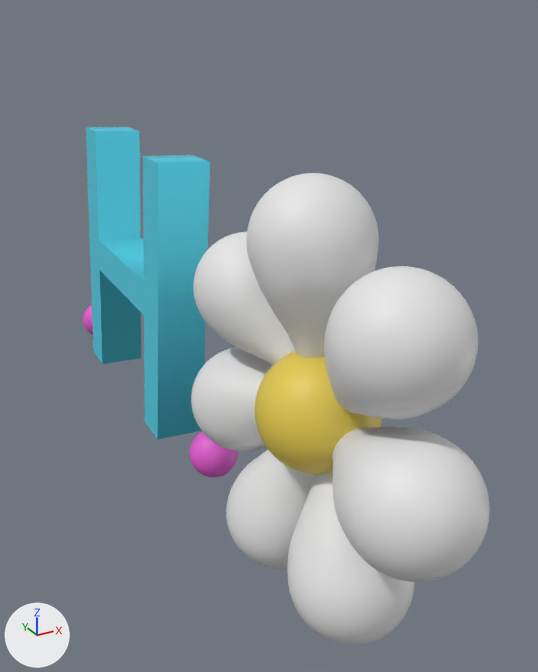
What one commit did to the Blender file exercises/studio/3dontheweb/3Dexercise.blend.
One viewpoint serves both versions: a 50 mm lens placed at (-2.17, -5.77, 6.95), pointed at (0.83, -0.32, 4.23). The lights are fixed; the arrows at lower left show +X, +Y and +Z. Text is drawn in Blender's own font.
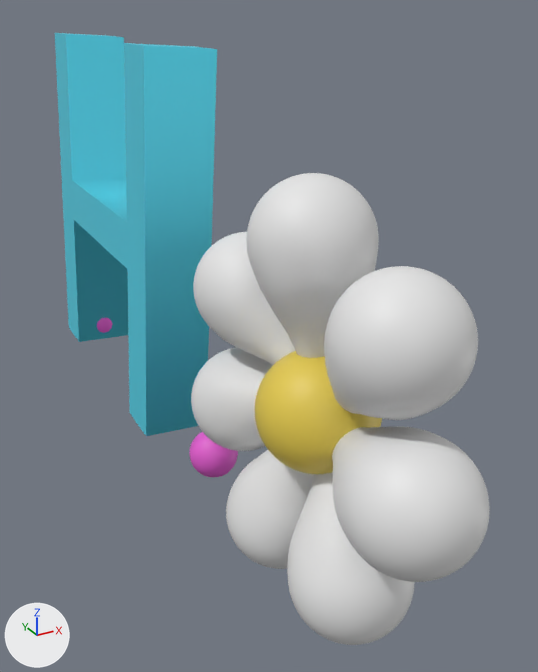
What differs and where, as boxes (x1, y1, x2, y2) in the pictures (538 x 672 px):
'Text', rescaled (30% wider, 29% taller)
    before: (86, 127, 210, 439)
    after: (55, 33, 217, 436)

What changed in the scene script:
```text
Change ob_text:
    ob_text.scale: (4.07, 4.07, 4.07) -> (5.46, 5.46, 5.46)
```
